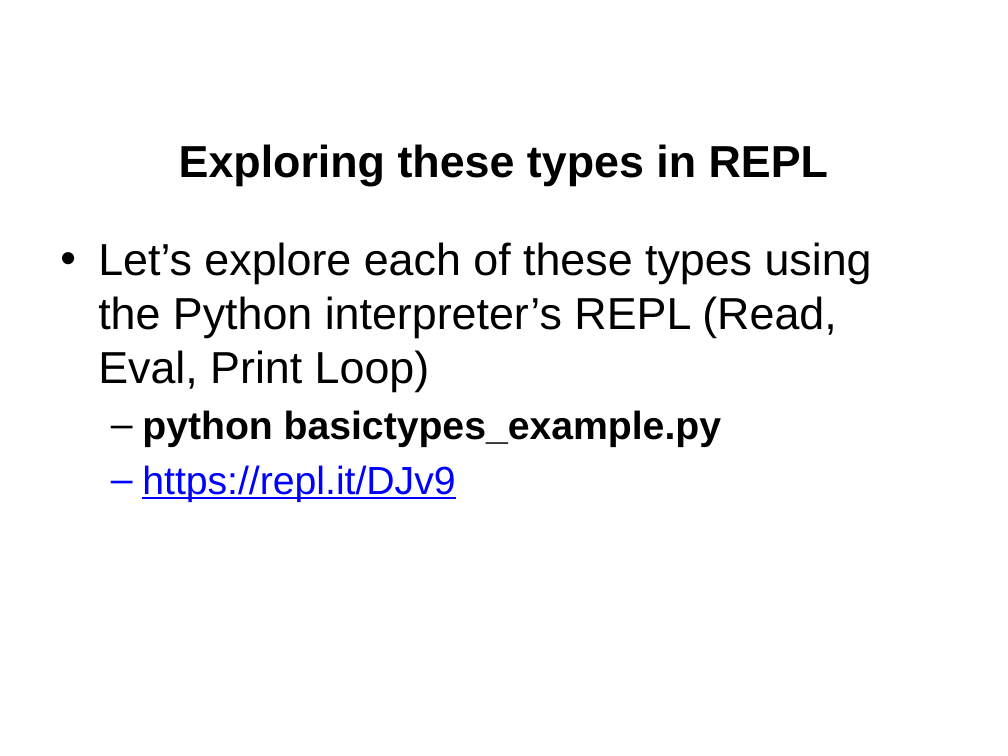
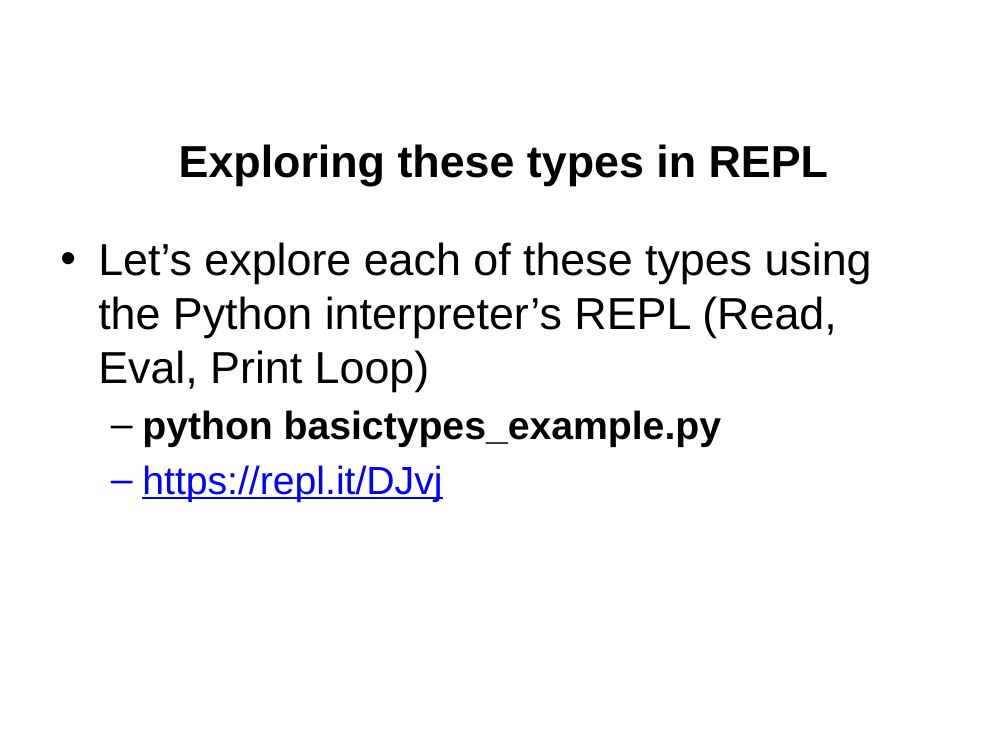
Before and after one commit to jgerity/talks, a slide deck: slide 14 of 2016/computing_workgroup/intro-to-python/intro-to-python.pptx (slide 15 before the commit). Drawn at 1008x756 pixels with LibreOffice and Linux fonts; fonts in the diff are those of the drawing; background and template pictures are left out. Boxes give left, top, right and bottom in pixels: in the first picture for what was removed or moved away, otherwise in the second. Text is boxed around its words. In the diff, an @@ line names an element or a change of style, - is before the commit and + after.

```diff
--- a/2016/computing_workgroup/intro-to-python/intro-to-python.pptx
+++ b/2016/computing_workgroup/intro-to-python/intro-to-python.pptx
@@ text at [142, 465, 442, 502]: text changed @@
-  – https://repl.it/DJv9
+  – https://repl.it/DJvj
```
Also in this commit, not shown: 7 other slides changed, 5 slides added, 1 slide removed.
